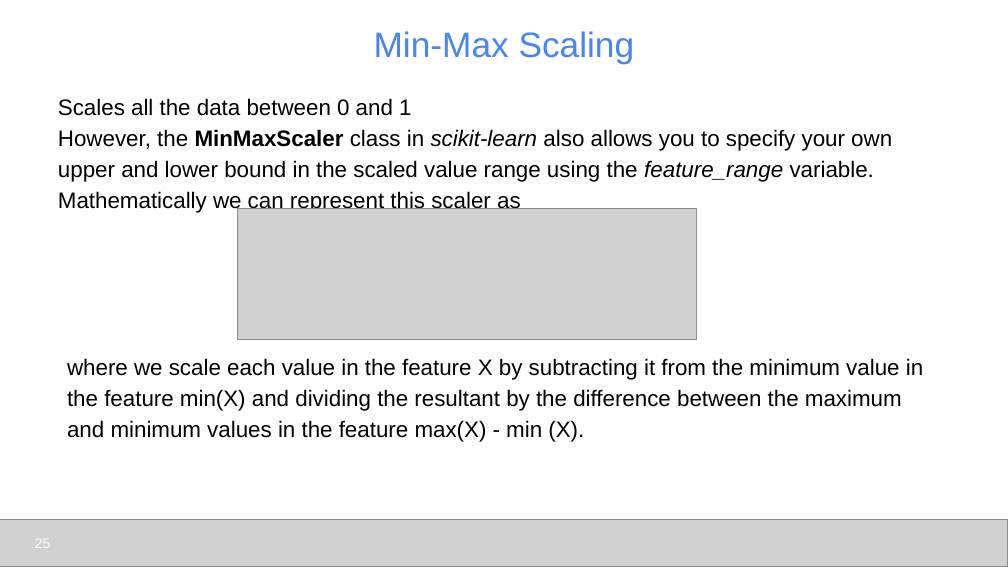
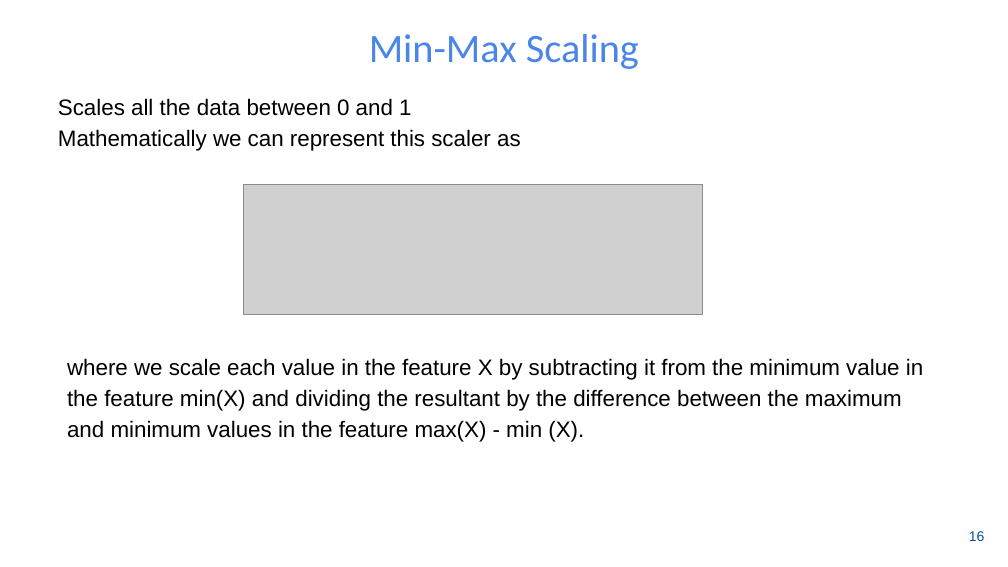
Before and after one commit to udel-cbcb/NIGMS-Sandbox-UD, a slide deck: slide 17 of Submodule_3/Lectures/Submodule_3_Lecture_2_Feature_Engineering_Scaling_Selection.pptx (slide 25 before the commit). Drawn at 1008x567 pixels with LibreOffice and Linux fonts; fonts in the diff are those of the drawing; grey boxes stand for pictures; background and template pictures are left out. Boxes give left, top, right and bottom in pixels: in the first picture for what was removed or moved away, otherwise in the second. Text is boxed around its words. In the diff, an @@ line names an element or a change of style, - is before the commit and + after.

```diff
--- a/Submodule_3/Lectures/Submodule_3_Lecture_2_Feature_Engineering_Scaling_Selection.pptx
+++ b/Submodule_3/Lectures/Submodule_3_Lecture_2_Feature_Engineering_Scaling_Selection.pptx
@@ title "Min-Max Scaling" at [369,34,639,69]: size 25.2 to 28.8 pt, font Arial to Calibri @@
@@ text at [58,129,521,151]: text changed @@
-However, the MinMaxScaler class in scikit-learn also allows you to specify your own upper and lower bound in the scaled value range using the feature_range variable. Mathematically we can represent this scaler as
+Mathematically we can represent this scaler as
@@ picture: place and size @@
-picture at [238,209,697,339]
+picture at [244,184,703,314]
@@ picture removed at [0,519,1008,566] @@
@@ page number removed at [35,539,51,548] @@
-25
@@ page number added at [969,531,985,541], 10 pt, text #00539F @@
+16
```
Also in this commit, not shown: 12 other slides changed, 8 slides added, 17 slides removed, 1 other file.
